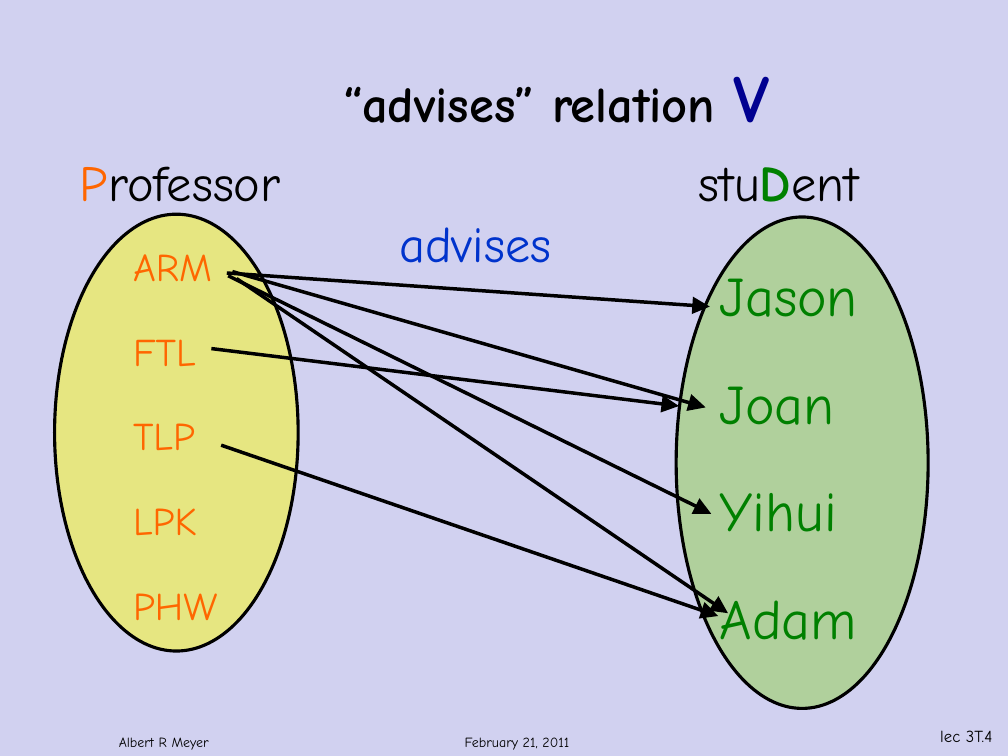
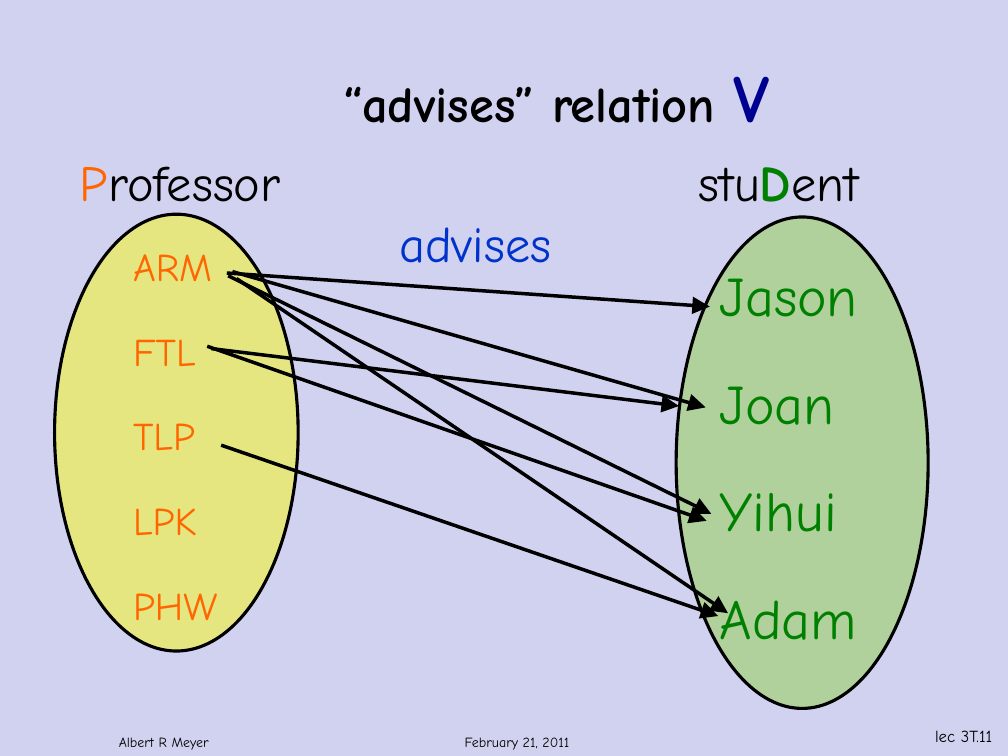
Before and after one commit to armeyer/mcs_web, a slide deck: slide 11 of spring12/slidesS12/relations.pptx (slide 4 before the commit). Drawn at 1008x756 pixels with LibreOffice and Linux fonts; fonts in the diff are those of the drawing; background and template pictures are left out. Boxes give left, top, right and bottom in pixels: in the first picture for what was removed or moved away, otherwise in the second. Text is boxed around its words. In the diff, an @@ line names an element or a change of style, - is before the commit and + after.

```diff
--- a/spring12/slidesS12/relations.pptx
+++ b/spring12/slidesS12/relations.pptx
@@ arrow added from (208, 347) to (707, 521), #000000 2.5 pt @@
@@ page number at (x1=935, y1=730, x2=993, y2=742): text changed @@
-lec 3T.4
+lec 3T.11
```
Also in this commit, not shown: 3 other slides changed, 16 slides added, 3 slides removed.
